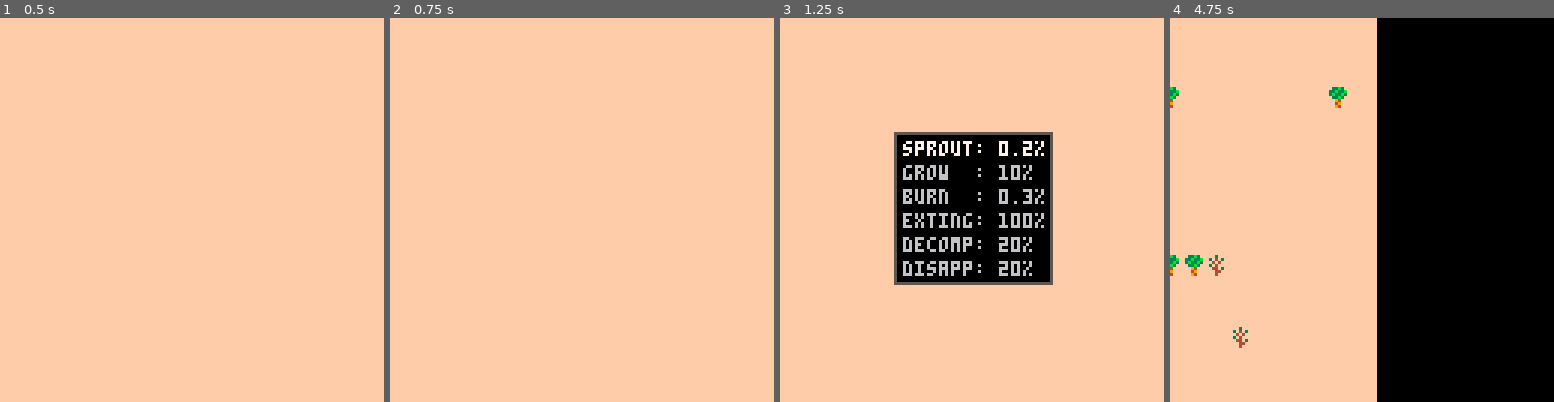
Above: before the commit, frames 1-4 (left to right).
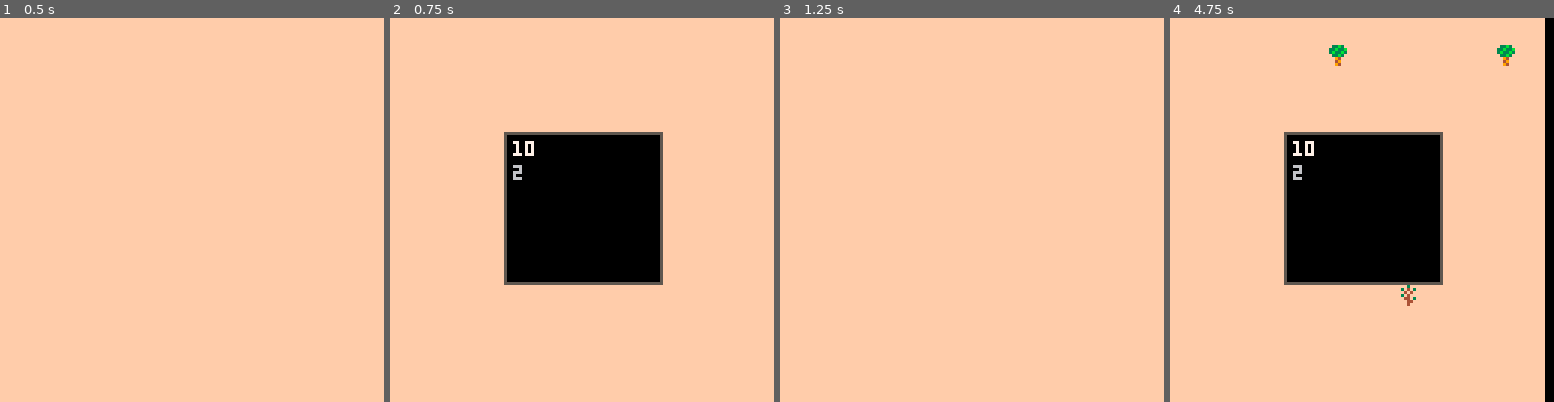
Above: after the commit, the same moments.

Repository: arnodick/castle
Game: PICO-8 cartridge forestfire.p8
The game is run twice, just before and just after one commit, with the same random seed, the same clock (stepped at 60 frames per second) and the same inputs.
Inputs:
- Up to frame 1 (0.5 s): tap X (X key) at 0.33 s
- Up to frame 2 (0.75 s): tap O (Z key) at 0.7 s
- Up to frame 3 (1.25 s): tap X (X key) at 1.07 s
- Up to frame 4 (4.75 s): hold Right 1.6-2.1 s; tap O (Z key) every 0.4 s from 1.7 to 4.5 s; tap X (X key) at 1.85, 2.97, 4.08 s; hold Up 2.15-2.42 s; hold Right 2.47-3.03 s; hold Left 3.08-3.58 s; hold Down 3.63-3.97 s; hold Right 4.02-4.68 s; hold Up from 4.73 s (still down)

Frame 1 is identical in both runs. In frame 2, 16% of the frame differs, in the area x 29-72%, y 29-70%; in frame 3, 16%; in frame 4, 48%, in the area x 0-98%, y 0-100%.

Commit message:
menu stuff

Diff:
--- a/forestfire.p8
+++ b/forestfire.p8
@@ -19,8 +19,8 @@
 	debug_l[6]="state:"..state
 	debug_l[7]="camx:"..cam[1]
 	debug_l[8]="camy:"..cam[2]
-	debug_l[9]="settings:"..settings[1]
-	debug_l[10]="timestep:"..timestep
+--	debug_l[9]="settings:"..settings[1]
+--	debug_l[10]="timestep:"..timestep
 	debug_l[11]="gene prob:"..probs[0]
 	debug_l[12]="grow prob:"..probs[1]
 	debug_l[13]="burn prob:"..probs[2]
@@ -62,10 +62,18 @@
 function drawmenu(m)
 	rectfill(cam[1]+m.x,cam[2]+m.y,cam[1]+m.x+m.w,cam[2]+m.y+m.h,0)
 	rect    (cam[1]+m.x,cam[2]+m.y,cam[1]+m.x+m.w,cam[2]+m.y+m.h,5)
-	for a=0,#m.me do
-		local col=6
-		if a==m.sel then col=7 end
-		print(titles[a]..(m.me[a]/10).."%",m.x+cam[1]+m.b,m.y+cam[2]+m.b+a*cellh,col)
+	if     m.t==1 then
+		for a=0,#m.me do
+			local col=6
+			if a==m.sel then col=7 end
+			print(m.me[a],m.x+cam[1]+m.b,m.y+cam[2]+m.b+a*cellh,col)
+		end
+	elseif m.t==2 then
+		for a=0,#m.me do
+			local col=6
+			if a==m.sel then col=7 end
+			print(titles[a]..(m.me[a]/10).."%",m.x+cam[1]+m.b,m.y+cam[2]+m.b+a*cellh,col)
+		end
 	end
 end
 
@@ -164,8 +172,9 @@
 	timer=0
 	cam[1]=0 cam[2]=0
 	settings={}
+	settings[0]=10
 	settings[1]=2
-	timestep=10
+--	timestep=10
 
 	probs={}
 	probs[0]=2
@@ -234,15 +243,19 @@
 			for a=1,2 do
 				cam[a]+=dire[a]*2
 			end
+			if btnp(4) then
+				makemenu(1,38,38,52,50,3)
+				sendtomenu(menus[1],settings)
+			end
 			if btnp(5) then
-				makemenu(1,38,38,52,50,3)
+				makemenu(2,38,38,52,50,3)
 				sendtomenu(menus[1],probs)
 			end
 		else
 			foreach(menus,controlmenu)
 		end
 
-		if timer%timestep==0 then
+		if timer%settings[0]==0 then
 			genforest(mapw,maph)
 		end
 	end
